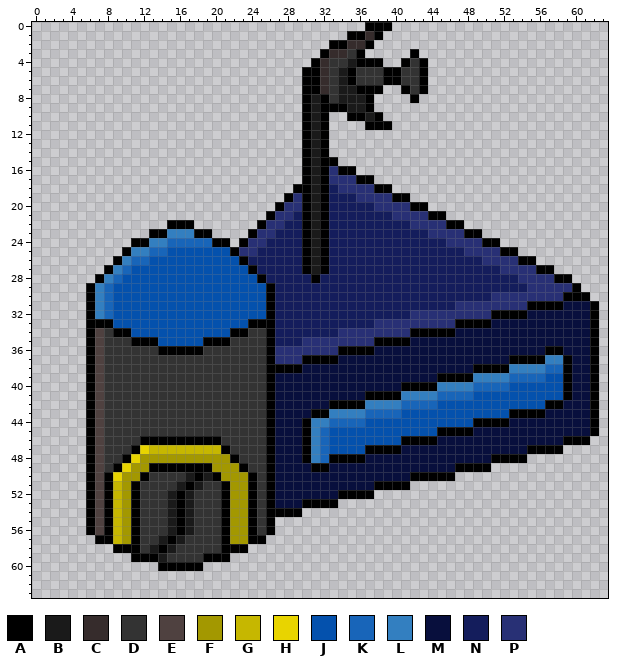
Two versions of one pixel-art sprite, data/buildings/HEADQUARTERS.png. Above, as it was before the edit.
The file is 64x64 pixels. Colours within 5 levels of each other are drawn and written as one.
Palette (. is transparent): A #000000  B #1a1a1a  C #362c2c  D #333333  E #4f4140  F #a39800  G #c6b700  H #e8d400  J #0451ad  K #1865b9  L #337fc0  M #080f3d  N #141d5c  P #283075
Pixels before (only the part around the change), first column x 19:
13 ...........ABA...............................
14 ...........ABA...............................
15 ...........ABAA..............................
16 ...........ABAPAA............................
17 ...........ABAPPPAA..........................
18 ..........AABANPPPPAA........................
19 .........APABANNNPPPPAA......................
20 ........APPABANNNNNPPPPAA....................
21 .......APPNABANNNNNNNPPPPAA..................
22 ......APPNNABANNNNNNNNNPPPPAA................
23 A....APPNNNABANNNNNNNNNNNPPPPAA..............
24 KAA.APPNNNNABANNNNNNNNNNNNNPPPPAA............
25 JJJAPPNNNNNABANNNNNNNNNNNNNNNPPPPAA..........
26 JJJJANNNNNNABANNNNNNNNNNNNNNNNNPPPPAA........
27 JJJJJANNNNNABANNNNNNNNNNNNNNNNNNNPPPPAA......
28 JJJJJJANNNNNANNNNNNNNNNNNNNNNNNNNNNPPPPAA....
29 JJJJJJJANNNNNNNNNNNNNNNNNNNNNNNNNNNNPPPPPA...
30 JJJJJJJANNNNNNNNNNNNNNNNNNNNNNNNPPPPPPPPAAA..
31 JJJJJJJANNNNNNNNNNNNNNNNNNNNPPPPPPPPAAAAMMMA.
32 JJJJJJJANNNNNNNNNNNNNNNPPPPPPPPPAAAAMMMMMMMA.
33 JJJJJAAANNNNNNNNNNNPPPPPPPPPAAAAMMMMMMMMMMMA.
34 JJJAADDANNNNNNNPPPPPPPPAAAAAMMMMMMMMMMMMMMMA.
35 AAADDDDANNNPPPPPPPPAAAAMMMMMMMMMMMMMMMMMMMMA.
36 DDDDDDDAPPPPPPPAAAAMMMMMMMMMMMMMMMMMMMAAMMMA.
37 DDDDDDDAPPPAAAAMMMMMMMMMMMMMMMMMMMAAAALLAMMA.
38 DDDDDDDAAAAMMMMMMMMMMMMMMMMMMMAAAALLLLKKAMMA.
39 DDDDDDDAMMMMMMMMMMMMMMMMMMAAAALLLLKKKKJJAMMA.
40 DDDDDDDAMMMMMMMMMMMMMMAAAALLLLKKKKJJJJJJAMMA.
41 DDDDDDDAMMMMMMMMMMAAAALLLLKKKKJJJJJJJJJJAMMA.
42 DDDDDDDAMMMMMMAAAALLLLKKKKJJJJJJJJJJJJAAMMMA.
43 DDDDDDDAMMMMAALLLLKKKKJJJJJJJJJJJJAAAAMMMMMA.
44 DDDDDDDAMMMALLKKKKJJJJJJJJJJJJAAAAMMMMMMMMMA.
45 DDDDDDDAMMMALKJJJJJJJJJJJJAAAAMMMMMMMMMMMMMA.
46 AADDDDDAMMMALKJJJJJJJJAAAAMMMMMMMMMMMMMMAAA..
47 GGADDDDAMMMALKJJJJAAAAMMMMMMMMMMMMMMAAAA.....
48 FFFADDDAMMMALKAAAAMMMMMMMMMMMMMMAAAA.........
49 AFFFADDAMMMMAAMMMMMMMMMMMMMMAAAA.............
50 BAFFFADAMMMMMMMMMMMMMMMAAAAA.................
51 DDAFFADAMMMMMMMMMMMAAAA......................
52 DDAFFADAMMMMMMMAAAA..........................
53 DDAFFADAMMMAAAA..............................
54 DDAFFADAAAA..................................
55 DDAFFADA.....................................
56 DDAFFADA.....................................
57 DDAFFAA......................................
58 DDAAA........................................
59 AAA..........................................
And afterwards:
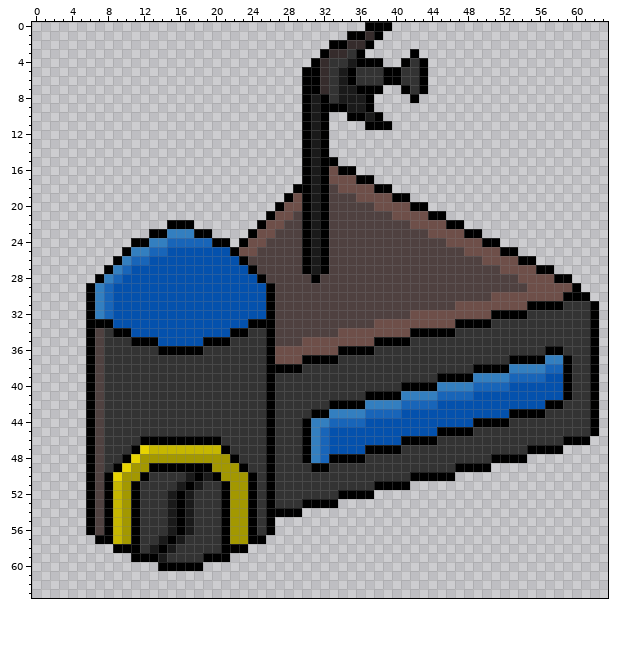
Changes in this commit:
colour P: #283075 -> #6e4f49
y 18: x 33 N -> E
y 19: x 33..35 NNN -> EEE
y 20: x 33..37 NNNNN -> EEEEE
y 21: x 29 N -> E; x 33..39 NNNNNNN -> EEEEEEE
y 22: x 28..29 NN -> EE; x 33..41 NNNNNNNNN -> EEEEEEEEE
y 23: x 27..29 NNN -> EEE; x 33..43 NNNNNNNNNNN -> EEEEEEEEEEE
y 24: x 26..29 NNNN -> EEEE; x 33..45 NNNNNNNNNNNNN -> EEEEEEEEEEEEE
y 25: x 25..29 NNNNN -> EEEEE; x 33..47 NNNNNNNNNNNNNNN -> EEEEEEEEEEEEEEE
y 26: x 24..29 NNNNNN -> EEEEEE; x 33..49 NNNNNNNNNNNNNNNNN -> EEEEEEEEEEEEEEEEE
y 27: x 25..29 NNNNN -> EEEEE; x 33..51 NNNNNNNNNNNNNNNNNNN -> EEEEEEEEEEEEEEEEEEE
y 28: x 26..30 NNNNN -> EEEEE; x 32..53 NNNNNNNNNNNNNNNNNNNNNN -> EEEEEEEEEEEEEEEEEEEEEE
y 29: x 27..54 NNNNNNNNNNNNNNNNNNNNNNNNNNNN -> EEEEEEEEEEEEEEEEEEEEEEEEEEEE
y 30: x 27..50 NNNNNNNNNNNNNNNNNNNNNNNN -> EEEEEEEEEEEEEEEEEEEEEEEE
y 31: x 27..46 NNNNNNNNNNNNNNNNNNNN -> EEEEEEEEEEEEEEEEEEEE; x 59..61 MMM -> DDD
y 32: x 27..41 NNNNNNNNNNNNNNN -> EEEEEEEEEEEEEEE; x 55..61 MMMMMMM -> DDDDDDD
y 33: x 27..37 NNNNNNNNNNN -> EEEEEEEEEEE; x 51..61 MMMMMMMMMMM -> DDDDDDDDDDD
y 34: x 27..33 NNNNNNN -> EEEEEEE; x 47..61 MMMMMMMMMMMMMMM -> DDDDDDDDDDDDDDD
y 35: x 27..29 NNN -> EEE; x 42..61 MMMMMMMMMMMMMMMMMMMM -> DDDDDDDDDDDDDDDDDDDD
y 36: x 38..56 MMMMMMMMMMMMMMMMMMM -> DDDDDDDDDDDDDDDDDDD; x 59..61 MMM -> DDD
y 37: x 34..52 MMMMMMMMMMMMMMMMMMM -> DDDDDDDDDDDDDDDDDDD; x 60..61 MM -> DD
y 38: x 30..48 MMMMMMMMMMMMMMMMMMM -> DDDDDDDDDDDDDDDDDDD; x 60..61 MM -> DD
y 39: x 27..44 MMMMMMMMMMMMMMMMMM -> DDDDDDDDDDDDDDDDDD; x 60..61 MM -> DD
y 40: x 27..40 MMMMMMMMMMMMMM -> DDDDDDDDDDDDDD; x 60..61 MM -> DD
y 41: x 27..36 MMMMMMMMMM -> DDDDDDDDDD; x 60..61 MM -> DD
y 42: x 27..32 MMMMMM -> DDDDDD; x 59..61 MMM -> DDD
y 43: x 27..30 MMMM -> DDDD; x 57..61 MMMMM -> DDDDD
y 44: x 27..29 MMM -> DDD; x 53..61 MMMMMMMMM -> DDDDDDDDD
y 45: x 27..29 MMM -> DDD; x 49..61 MMMMMMMMMMMMM -> DDDDDDDDDDDDD
y 46: x 27..29 MMM -> DDD; x 45..58 MMMMMMMMMMMMMM -> DDDDDDDDDDDDDD
y 47: x 27..29 MMM -> DDD; x 41..54 MMMMMMMMMMMMMM -> DDDDDDDDDDDDDD
y 48: x 27..29 MMM -> DDD; x 37..50 MMMMMMMMMMMMMM -> DDDDDDDDDDDDDD
y 49: x 27..30 MMMM -> DDDD; x 33..46 MMMMMMMMMMMMMM -> DDDDDDDDDDDDDD
y 50: x 27..41 MMMMMMMMMMMMMMM -> DDDDDDDDDDDDDDD
y 51: x 27..37 MMMMMMMMMMM -> DDDDDDDDDDD
y 52: x 27..33 MMMMMMM -> DDDDDDD
y 53: x 27..29 MMM -> DDD
